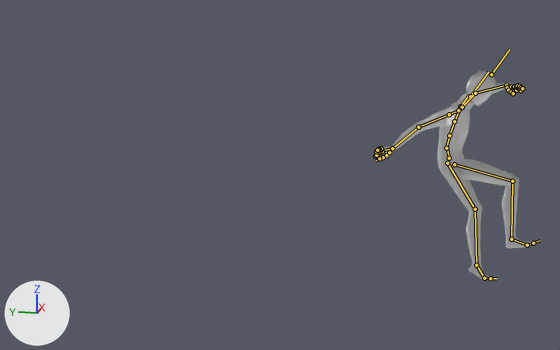
Before and after pictures for a commit that changed the FBX model Resources/model5/model5.fbx.
The view is the same before and after, from a camera (50 mm lens) standing at (-16.42, -7.55, 6.32) and looking at (-0.19, -4.3, 2.26). Arrows for +X, +Y and +Z are at lower left; the lights stay in place. Both versions are drawn at frame 37 of the action 'mixamo.com'; the numbers are the values there. The bones that bend it are drawn over the model as lines.
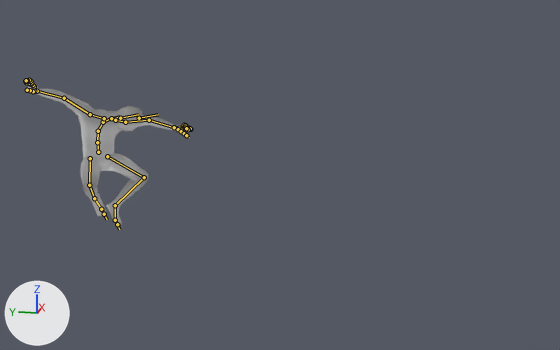
What the commit changed:
Bone 'mixamorig:Hips' (bone_mixamorig_hips) moves from (3.0, 232.0, 805.0) to (2.0, 212.0, 11.0).
Bone 'mixamorig:Hips' (bone_mixamorig_hips) turns from (-15, 18, -9) to (-3, -43, -1) degrees about its own x, y and z.
Bone 'mixamorig:Spine' (bone_mixamorig_spine) turns from (27, -19, -1) to (15, 0, -2) degrees about its own x, y and z.
Bone 'mixamorig:Spine1' (bone_mixamorig_spine1) turns from (4, -3, 3) to (30, 2, -7) degrees about its own x, y and z.
Bone 'mixamorig:Spine2' (bone_mixamorig_spine2) turns from (4, -3, 3) to (30, 2, -7) degrees about its own x, y and z.
Bone 'mixamorig:Neck' (bone_mixamorig_neck) turns from (12, 0, -1) to (1, 5, -7) degrees about its own x, y and z.
Bone 'mixamorig:Head' (bone_mixamorig_head) turns from (0, 0, -2) to (2, 7, 2) degrees about its own x, y and z.
Bone 'mixamorig:LeftShoulder' (bone_mixamorig_leftshoulder) turns from (-18, 1, 2) to (-9, -4, 1) degrees about its own x, y and z.
Bone 'mixamorig:LeftArm' (bone_mixamorig_leftarm) turns from (-52, -19, 39) to (-40, -27, 11) degrees about its own x, y and z.
Bone 'mixamorig:LeftForeArm' (bone_mixamorig_leftforearm) turns from (2, 0, 73) to (5, -10, 18) degrees about its own x, y and z.
Bone 'mixamorig:LeftHand' (bone_mixamorig_lefthand) turns from (26, -29, 32) to (-11, -10, 16) degrees about its own x, y and z.
Bone 'mixamorig:LeftHandThumb1' (bone_mixamorig_lefthandthumb1) turns from (7, -3, -11) to (17, 6, -11) degrees about its own x, y and z.
Bone 'mixamorig:LeftHandThumb2' (bone_mixamorig_lefthandthumb2) turns from (-4, -3, -18) to (-6, 0, -1) degrees about its own x, y and z.
Bone 'mixamorig:LeftHandMiddle2' (bone_mixamorig_lefthandmiddle2) turns from (14, 0, -2) to (18, 0, 2) degrees about its own x, y and z.
Bone 'mixamorig:LeftHandMiddle3' (bone_mixamorig_lefthandmiddle3) turns from (-23, 0, 1) to (-14, 0, 0) degrees about its own x, y and z.
Bone 'mixamorig:LeftHandRing1' (bone_mixamorig_lefthandring1) turns from (-3, 0, -7) to (19, -1, -17) degrees about its own x, y and z.
Bone 'mixamorig:LeftHandRing2' (bone_mixamorig_lefthandring2) turns from (19, 0, -2) to (32, -1, 3) degrees about its own x, y and z.
Bone 'mixamorig:LeftHandPinky1' (bone_mixamorig_lefthandpinky1) turns from (-11, -3, 0) to (13, -1, -8) degrees about its own x, y and z.
Bone 'mixamorig:LeftHandPinky2' (bone_mixamorig_lefthandpinky2) turns from (13, 0, -2) to (39, 0, 5) degrees about its own x, y and z.
Bone 'mixamorig:RightShoulder' (bone_mixamorig_rightshoulder) turns from (-5, 13, 21) to (-9, 10, 9) degrees about its own x, y and z.
Bone 'mixamorig:RightArm' (bone_mixamorig_rightarm) turns from (20, -16, 38) to (-32, 27, -1) degrees about its own x, y and z.
Bone 'mixamorig:RightForeArm' (bone_mixamorig_rightforearm) turns from (-1, -1, -20) to (1, 3, -25) degrees about its own x, y and z.
Bone 'mixamorig:RightHand' (bone_mixamorig_righthand) turns from (16, -6, 31) to (-14, -2, -4) degrees about its own x, y and z.
Bone 'mixamorig:RightHandThumb1' (bone_mixamorig_righthandthumb1) turns from (-11, 14, -11) to (2, 8, -4) degrees about its own x, y and z.
Bone 'mixamorig:RightHandThumb2' (bone_mixamorig_righthandthumb2) turns from (-2, 8, 39) to (-5, 4, 26) degrees about its own x, y and z.
Bone 'mixamorig:RightHandThumb3' (bone_mixamorig_righthandthumb3) turns from (-12, -4, -25) to (2, 1, -20) degrees about its own x, y and z.
Bone 'mixamorig:RightHandMiddle2' (bone_mixamorig_righthandmiddle2) turns from (15, 0, 0) to (21, 0, -3) degrees about its own x, y and z.
Bone 'mixamorig:RightHandRing1' (bone_mixamorig_righthandring1) turns from (-12, 4, 15) to (2, 3, 9) degrees about its own x, y and z.
Bone 'mixamorig:RightHandPinky2' (bone_mixamorig_righthandpinky2) turns from (4, 0, -2) to (25, 0, -11) degrees about its own x, y and z.
Bone 'mixamorig:LeftUpLeg' (bone_mixamorig_leftupleg) turns from (22, -15, -4) to (72, -19, -5) degrees about its own x, y and z.
Bone 'mixamorig:LeftLeg' (bone_mixamorig_leftleg) turns from (-29, 10, -2) to (-122, 0, 0) degrees about its own x, y and z.
Bone 'mixamorig:LeftFoot' (bone_mixamorig_leftfoot) turns from (-33, -10, 0) to (2, -10, -5) degrees about its own x, y and z.
Bone 'mixamorig:LeftToeBase' (bone_mixamorig_lefttoebase) turns from (25, 6, 5) to (1, 0, 0) degrees about its own x, y and z.
Bone 'mixamorig:RightUpLeg' (bone_mixamorig_rightupleg) turns from (61, 13, -2) to (72, 24, 6) degrees about its own x, y and z.
Bone 'mixamorig:RightLeg' (bone_mixamorig_rightleg) turns from (-71, 10, -5) to (-133, 7, 7) degrees about its own x, y and z.
Bone 'mixamorig:RightFoot' (bone_mixamorig_rightfoot) turns from (6, -7, -6) to (-20, 13, 4) degrees about its own x, y and z.
Bone 'mixamorig:RightToeBase' (bone_mixamorig_righttoebase) turns from (11, -2, -2) to (-3, 0, 0) degrees about its own x, y and z.

What differs and where, as boxes (x1, y1, x2, y2) in the pictures (560 x 350 px):
'Cube', posed (30% shorter)
    before: (375, 71, 535, 279)
    after: (25, 80, 191, 225)
bone 'mixamorig:Hips', root to tip
    before: (449, 158) to (447, 147)
    after: (98, 152) to (97, 142)
bone 'mixamorig:Spine', root to tip
    before: (446, 148) to (449, 135)
    after: (97, 142) to (98, 131)
bone 'mixamorig:Spine1', root to tip
    before: (449, 135) to (454, 121)
    after: (98, 131) to (103, 122)
bone 'mixamorig:Spine2', root to tip
    before: (454, 121) to (460, 107)
    after: (103, 122) to (111, 118)
bone 'mixamorig:Neck', root to tip
    before: (460, 106) to (469, 95)
    after: (111, 118) to (120, 116)
bone 'mixamorig:Head', root to tip
    before: (470, 96) to (488, 72)
    after: (120, 118) to (138, 114)
bone 'mixamorig:LeftShoulder', root to tip
    before: (460, 108) to (462, 107)
    after: (115, 120) to (125, 122)
bone 'mixamorig:LeftArm', root to tip
    before: (462, 107) to (475, 93)
    after: (125, 122) to (149, 120)
bone 'mixamorig:LeftForeArm', root to tip
    before: (475, 93) to (506, 85)
    after: (149, 120) to (174, 127)
bone 'mixamorig:LeftHand', root to tip
    before: (506, 85) to (514, 86)
    after: (174, 127) to (183, 126)
bone 'mixamorig:LeftHandThumb1', root to tip
    before: (507, 87) to (509, 90)
    after: (178, 129) to (181, 131)
bone 'mixamorig:LeftHandThumb2', root to tip
    before: (508, 90) to (511, 92)
    after: (181, 131) to (184, 133)
bone 'mixamorig:LeftHandMiddle2', root to tip
    before: (516, 87) to (519, 88)
    after: (186, 127) to (188, 128)
bone 'mixamorig:LeftHandMiddle3', root to tip
    before: (519, 88) to (520, 89)
    after: (188, 128) to (190, 128)
bone 'mixamorig:LeftHandRing1', root to tip
    before: (516, 86) to (518, 87)
    after: (184, 126) to (186, 126)
bone 'mixamorig:LeftHandRing2', root to tip
    before: (518, 87) to (520, 88)
    after: (186, 126) to (187, 128)
bone 'mixamorig:LeftHandPinky1', root to tip
    before: (517, 85) to (519, 86)
    after: (184, 125) to (185, 125)
bone 'mixamorig:LeftHandPinky2', root to tip
    before: (519, 86) to (521, 87)
    after: (185, 125) to (186, 127)
bone 'mixamorig:RightShoulder', root to tip
    before: (458, 110) to (449, 114)
    after: (104, 118) to (90, 114)
bone 'mixamorig:RightArm', root to tip
    before: (449, 114) to (418, 127)
    after: (90, 114) to (64, 98)
bone 'mixamorig:RightForeArm', root to tip
    before: (418, 127) to (392, 148)
    after: (64, 98) to (37, 91)
bone 'mixamorig:RightHand', root to tip
    before: (392, 148) to (382, 150)
    after: (37, 91) to (32, 84)
bone 'mixamorig:RightHandThumb1', root to tip
    before: (389, 152) to (386, 155)
    after: (34, 91) to (32, 91)
bone 'mixamorig:RightHandThumb2', root to tip
    before: (386, 155) to (383, 157)
    after: (33, 91) to (29, 90)
bone 'mixamorig:RightHandThumb3', root to tip
    before: (383, 157) to (379, 159)
    after: (30, 90) to (27, 90)
bone 'mixamorig:RightHandMiddle2', root to tip
    before: (379, 152) to (377, 153)
    after: (31, 83) to (29, 83)
bone 'mixamorig:RightHandRing1', root to tip
    before: (381, 149) to (378, 150)
    after: (31, 82) to (29, 81)
bone 'mixamorig:RightHandPinky2', root to tip
    before: (379, 149) to (378, 149)
    after: (29, 80) to (27, 80)
bone 'mixamorig:LeftUpLeg', root to tip
    before: (447, 163) to (475, 209)
    after: (107, 156) to (144, 177)
bone 'mixamorig:LeftLeg', root to tip
    before: (475, 209) to (476, 265)
    after: (144, 177) to (115, 205)
bone 'mixamorig:LeftFoot', root to tip
    before: (476, 265) to (484, 278)
    after: (115, 205) to (115, 220)
bone 'mixamorig:LeftToeBase', root to tip
    before: (484, 278) to (490, 278)
    after: (115, 220) to (117, 224)
bone 'mixamorig:RightUpLeg', root to tip
    before: (454, 164) to (512, 181)
    after: (90, 158) to (89, 185)
bone 'mixamorig:RightLeg', root to tip
    before: (512, 181) to (511, 239)
    after: (89, 185) to (94, 198)
bone 'mixamorig:RightFoot', root to tip
    before: (511, 239) to (527, 245)
    after: (94, 198) to (101, 209)
bone 'mixamorig:RightToeBase', root to tip
    before: (527, 245) to (533, 243)
    after: (101, 209) to (104, 214)
